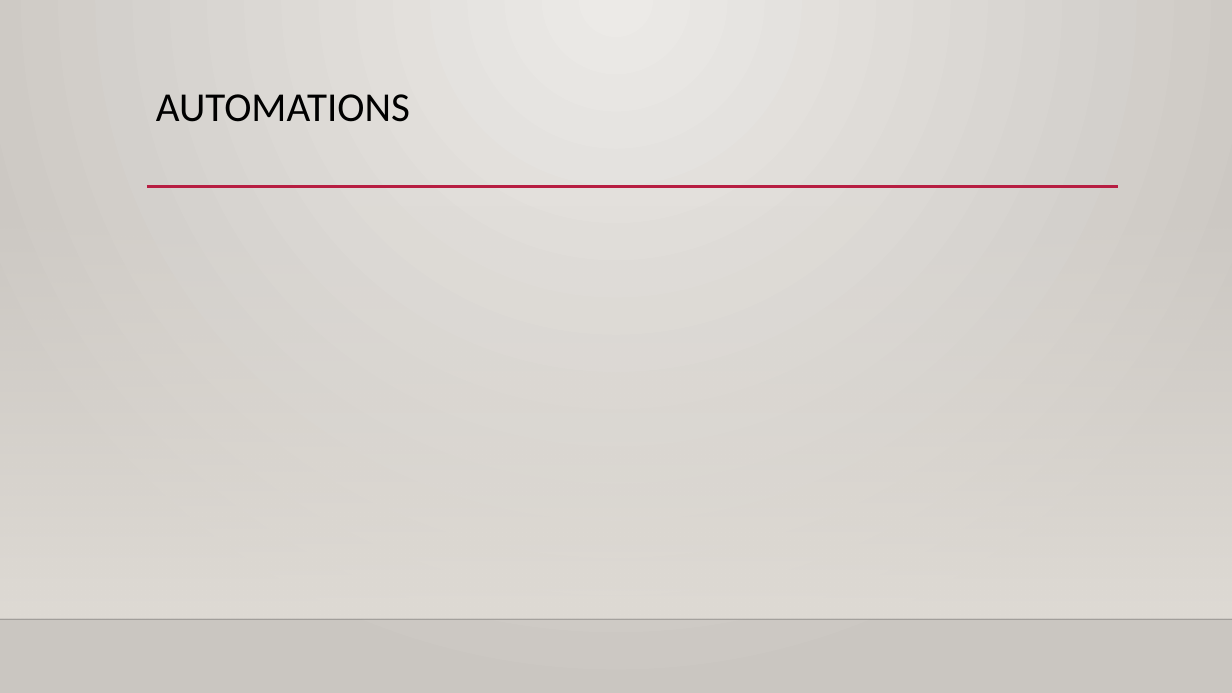
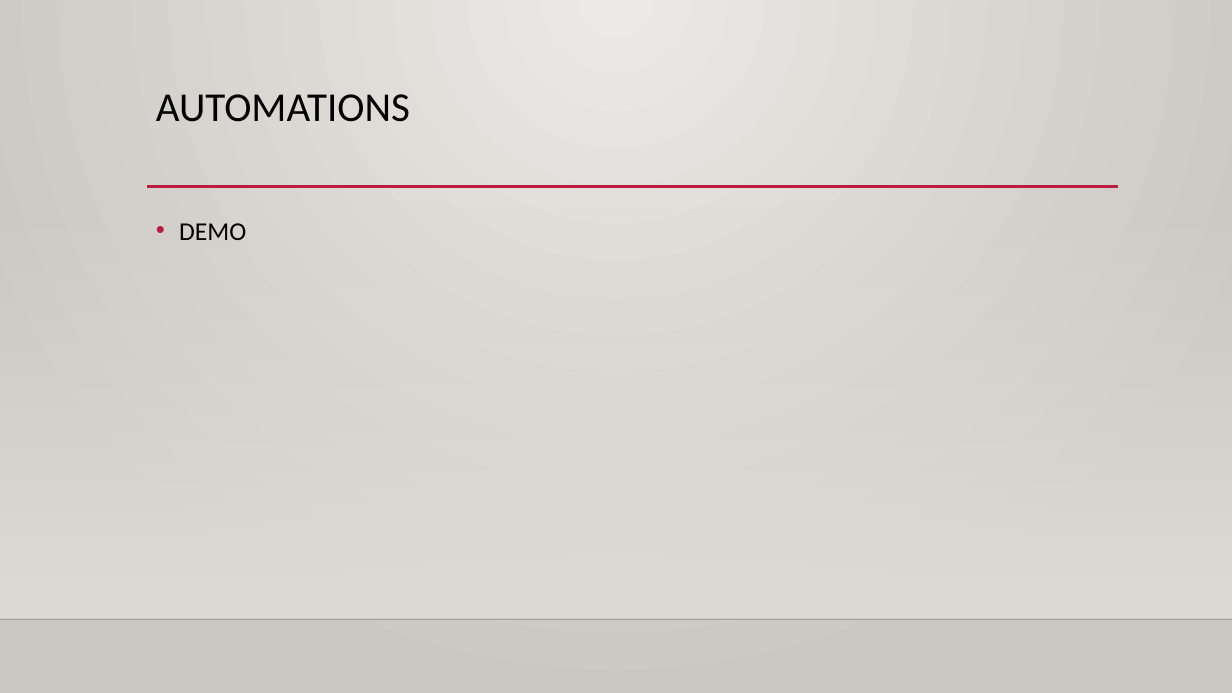
Before and after one commit to Wauna/UnitTestingPresentation, a slide deck: slide 18 of Presentation/UnitTesting.pptx (slide 17 before the commit). Drawn at 1232x693 pixels with LibreOffice and Linux fonts; fonts in the diff are those of the drawing; background and template pictures are left out. Boxes give left, top, right and bottom in pixels: in the first picture for what was removed or moved away, otherwise in the second. Text is boxed around its words. In the diff, an @@ line names an element or a change of style, - is before the commit and + after.

```diff
--- a/Presentation/UnitTesting.pptx
+++ b/Presentation/UnitTesting.pptx
@@ text added at (179, 223, 246, 240), 20 pt, text #000000 @@
+• DEMO
```
Also in this commit, not shown: 1 slide added, 13 other files.
